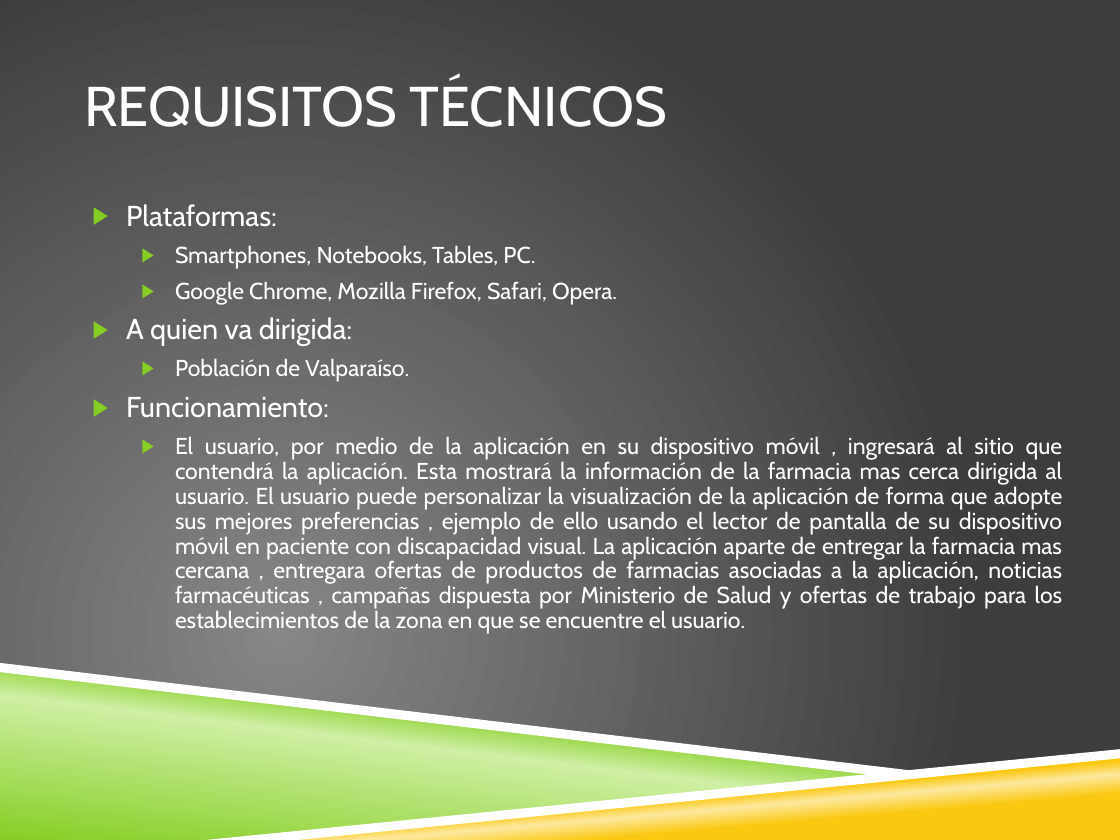
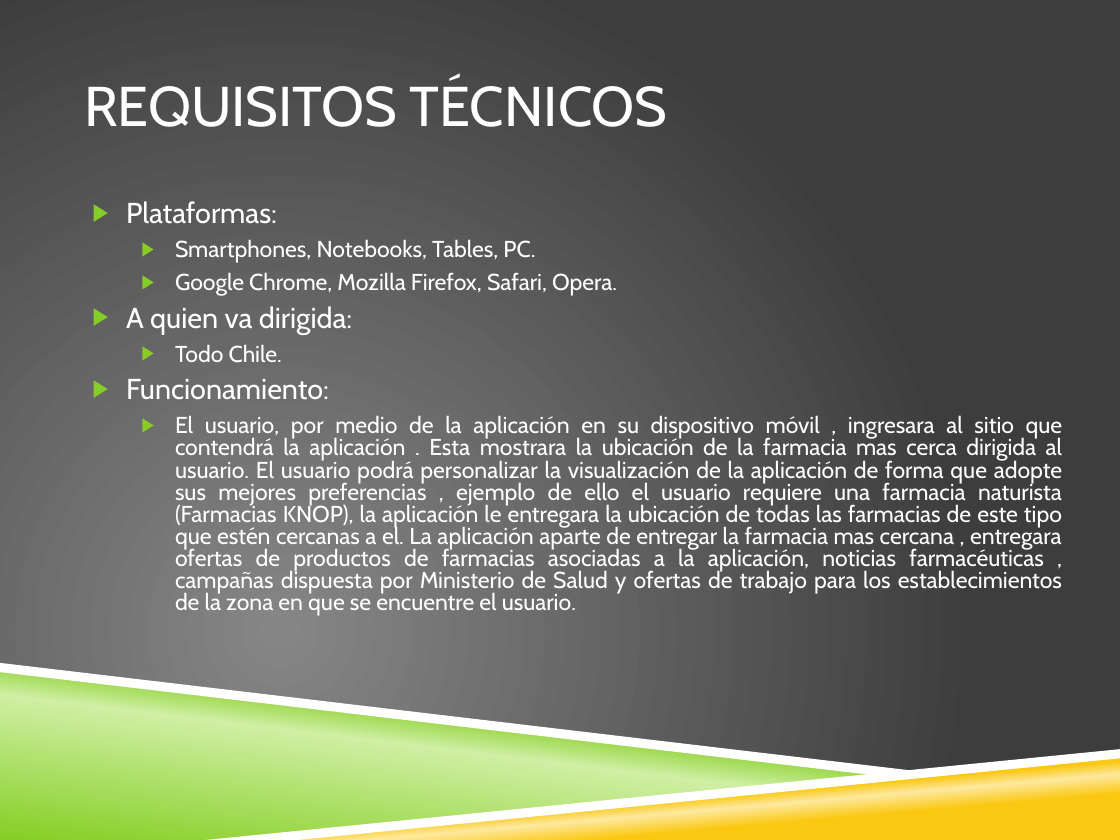
Before and after one commit to LuisMontenegroP/FarmaciasChile, a slide deck: slide 3 of FarmaciasChile.pptx. Drawn at 1120x840 pixels with LibreOffice and Linux fonts; fonts in the diff are those of the drawing; background and template pictures are left out. Boxes give left, top, right and bottom in pixels: in the first picture for what was removed or moved away, otherwise in the second. Text is boxed around its words. In the diff, an @@ line names an element or a change of style, - is before the commit and + after.

Commit message:
@LuisMontenegroP @mguevara
Descripcion 1.1 y ppt FarmaciasChile

```diff
--- a/FarmaciasChile.pptx
+++ b/FarmaciasChile.pptx
@@ text at (126, 201, 617, 400): line spacing 0.9 to 0.8 @@
@@ text at (175, 345, 282, 363): text changed @@
-  ▶ Población de Valparaíso.
+  ▶ Todo Chile.
@@ text at (175, 415, 1063, 616): text changed @@
-  ▶ El usuario, por medio de la aplicación en su dispositivo móvil , ingresará al sitio que contendrá la aplicación. Esta mostrará la información de la farmacia mas cerca dirigida al usuario. El usuario puede personalizar la visualización de la aplicación de forma que adopte sus mejores preferencias , ejemplo de ello usando el lector de pantalla de su dispositivo móvil en paciente con discapacidad visual. La aplicación aparte de entregar la farmacia mas cercana , entregara ofertas de productos de farmacias asociadas a la aplicación, noticias farmacéuticas , campañas dispuesta por Ministerio de Salud y ofertas de trabajo para los establecimientos de la zona en que se encuentre el usuario.
+  ▶ El usuario, por medio de la aplicación en su dispositivo móvil , ingresara al sitio que contendrá la aplicación . Esta mostrara la ubicación de la farmacia mas cerca dirigida al usuario. El usuario podrá personalizar la visualización de la aplicación de forma que adopte sus mejores preferencias , ejemplo de ello el usuario requiere una farmacia naturista (Farmacias KNOP), la aplicación le entregara la ubicación de todas las farmacias de este tipo que estén cercanas a el. La aplicación aparte de entregar la farmacia mas cercana , entregara ofertas de productos de farmacias asociadas a la aplicación, noticias farmacéuticas , campañas dispuesta por Ministerio de Salud y ofertas de trabajo para los establecimientos de la zona en que se encuentre el usuario.
```
Also in this commit, not shown: 1 other slide changed, 1 other file.
